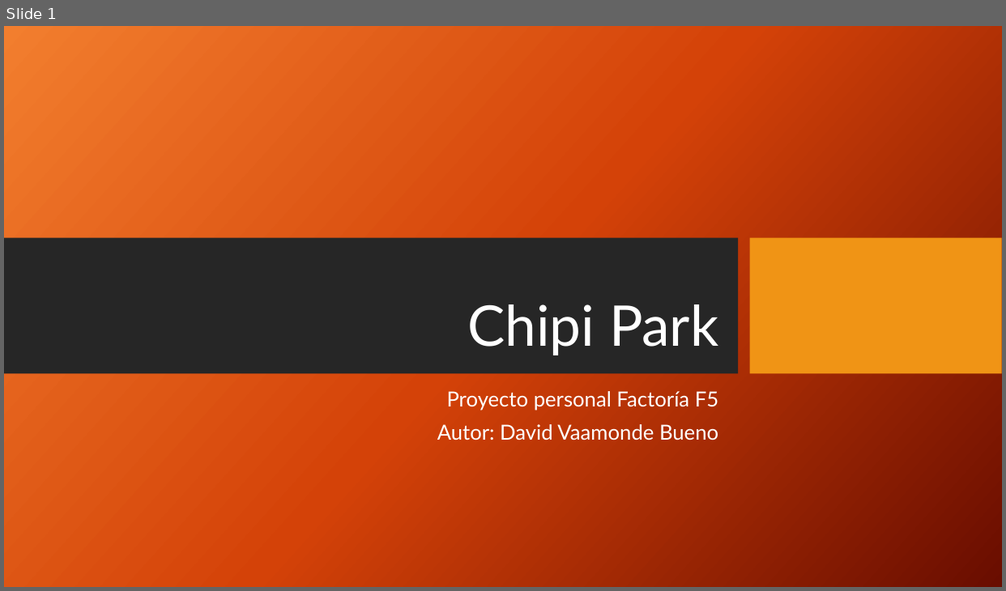
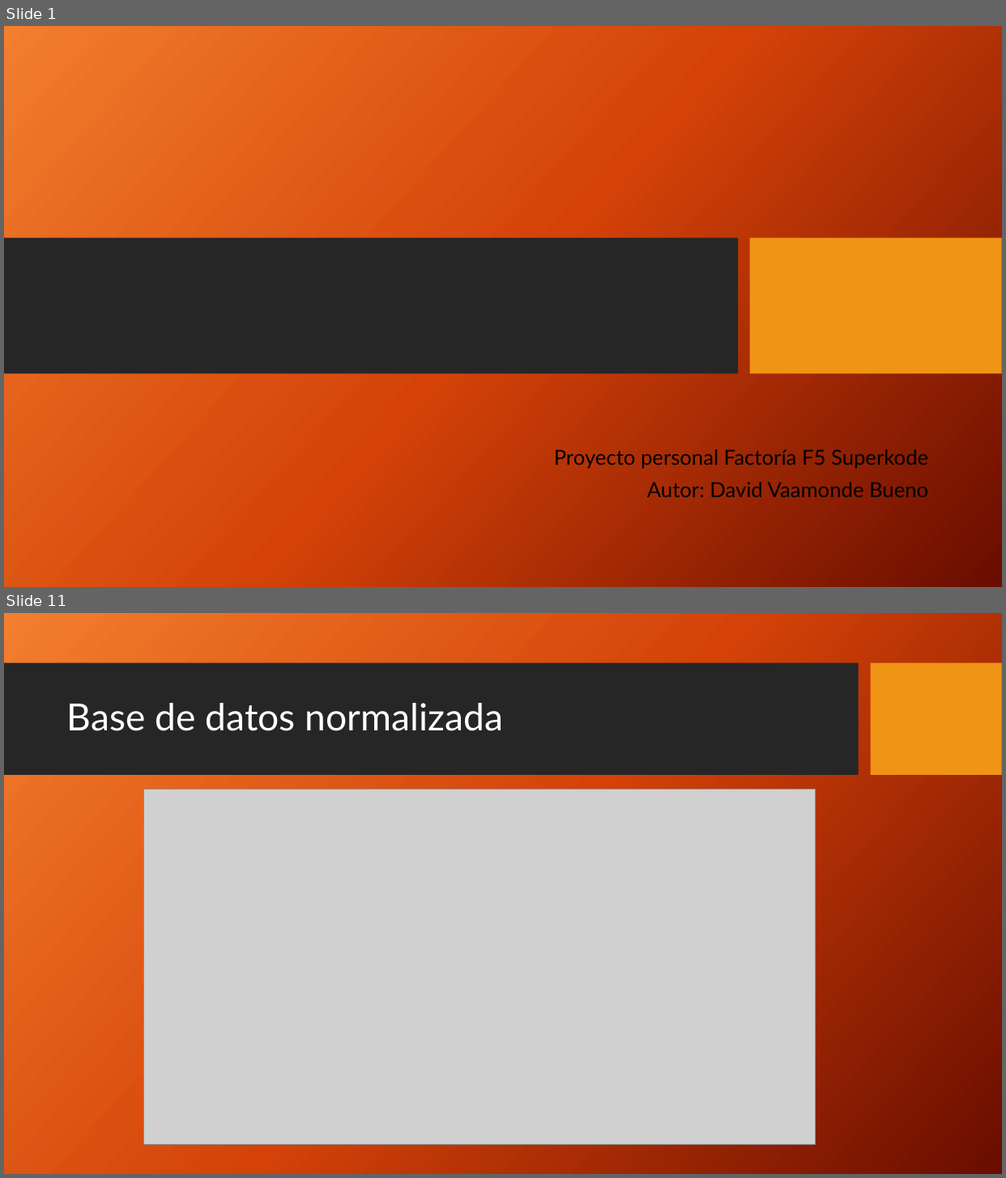
Before and after one commit to DavidLapi/Chipi-Park, a slide deck: Documentation/Chipi Park.pptx. Shown one above the other, each under a label of ours: slide 1 before the commit, slides 1 and 11 after it; the slides between them are not shown. The pictures are 1006x591 and 1006x1178 pixels, drawn with LibreOffice and Linux fonts; fonts in the diff are those of the drawing; grey boxes stand for pictures; background and template pictures are left out. Boxes give left, top, right and bottom in pixels: in the first picture for what was removed or moved away, otherwise in the second. Text is boxed around its words. In the diff, an @@ line names an element or a change of style, - is before the commit and + after.

```diff
--- a/Documentation/Chipi Park.pptx
+++ b/Documentation/Chipi Park.pptx
@@ slide 11 added at [4, 613, 1002, 1174], background picture (left out) @@
@@ rectangle added at [4, 663, 859, 776], fill #262626 @@
@@ rectangle added at [871, 663, 1002, 776], fill #F09415 @@
@@ title added at [67, 703, 503, 731], 36 pt, text #FFFFFF @@
+Base de datos normalizada
@@ picture added at [144, 789, 815, 1145] @@
@@ slide 1 changed as well @@
@@ title removed at [467, 305, 718, 356] @@
-Chipi Park
@@ subtitle "Proyecto personal Factoría F5 Superkode": place and size @@
-subtitle "Proyecto personal Factoría F5 Superkode" at [437, 391, 718, 441]
+subtitle "Proyecto personal Factoría F5 Superkode" at [554, 450, 928, 497]
@@ subtitle at [554, 450, 928, 469]: text changed; text colour #FFFFFF to #000000 @@
-Proyecto personal Factoría F5
+Proyecto personal Factoría F5 Superkode
@@ subtitle at [647, 482, 928, 497]: text colour #FFFFFF to #000000 in "Autor: David Vaamonde Bueno" @@
```
Also in this commit, not shown: 26 other slides added, 1 slide removed, 6 other files.
